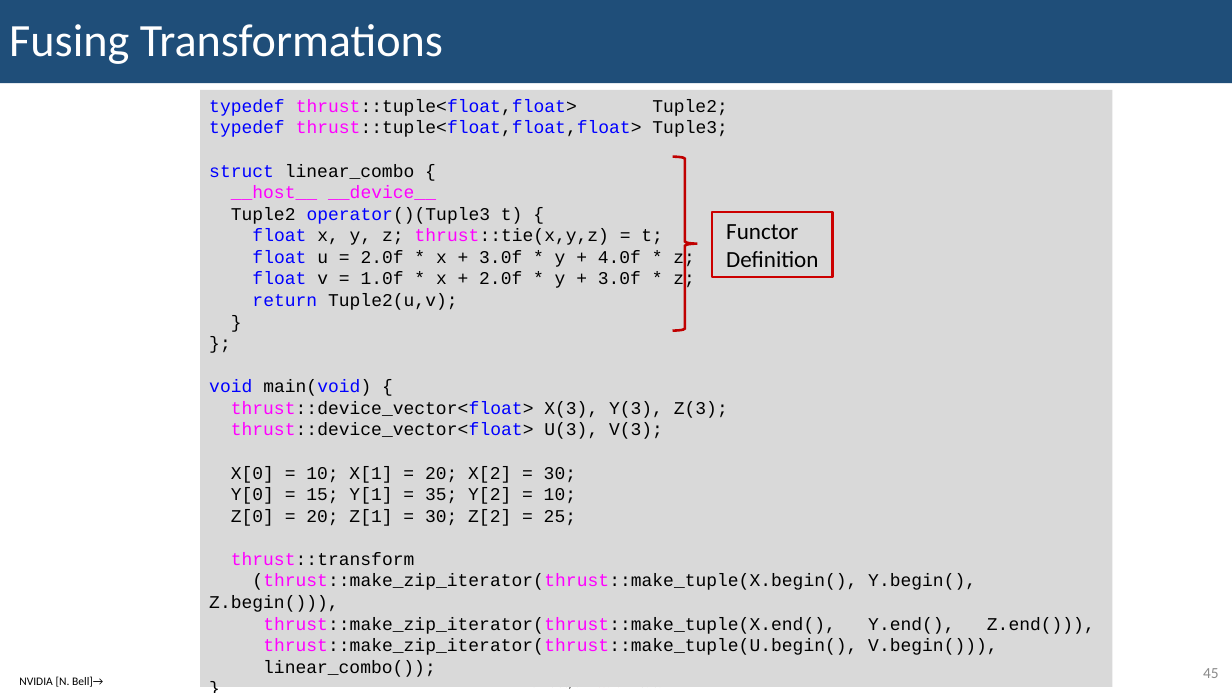
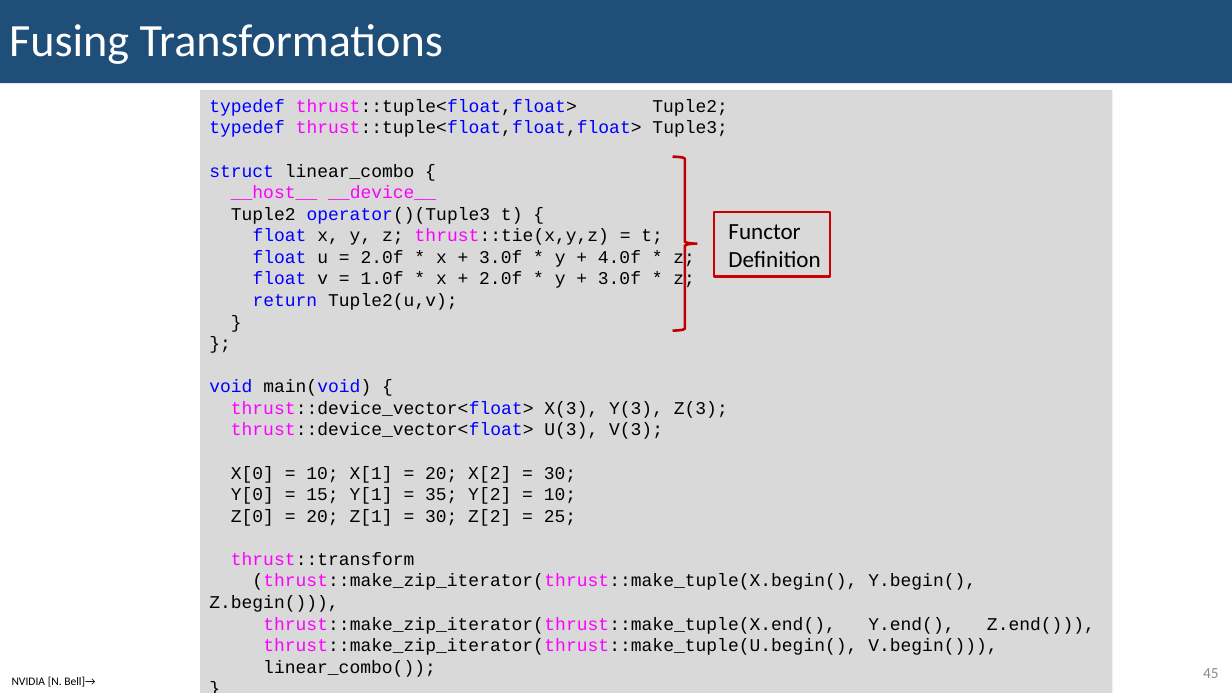
Before and after one commit to KennyKangMPC/CS-759, a slide deck: slide 45 of lecture_notes/lecture18_0305.pptx. Drawn at 1232x693 pixels with LibreOffice and Linux fonts; fonts in the diff are those of the drawing. Boxes give left, top, right and bottom in pixels: in the first picture for what was removed or moved away, otherwise in the second. Text is boxed around its words. In the diff, an @@ line names an element or a change of style, - is before the commit and + after.

```diff
--- a/lecture_notes/lecture18_0305.pptx
+++ b/lecture_notes/lecture18_0305.pptx
@@ rectangle "typedef thrust::tuple<float,float> Tuple2;": place and size @@
-rectangle "typedef thrust::tuple<float,float> Tuple2;" at bbox=[201, 90, 1113, 687]
+rectangle "typedef thrust::tuple<float,float> Tuple2;" at bbox=[201, 90, 1113, 693]
@@ rectangle "Functor" at bbox=[714, 212, 830, 276]: outline #CC0000 2 pt to #CC0000 2.01 pt @@
@@ text "NVIDIA [N. Bell]→": place and size @@
-text "NVIDIA [N. Bell]→" at bbox=[19, 676, 103, 687]
+text "NVIDIA [N. Bell]→" at bbox=[12, 676, 95, 687]
@@ text removed at bbox=[531, 678, 668, 691] @@
-University of Wisconsin-Madison
```
Also in this commit, not shown: 71 other slides changed, 3 other files.
